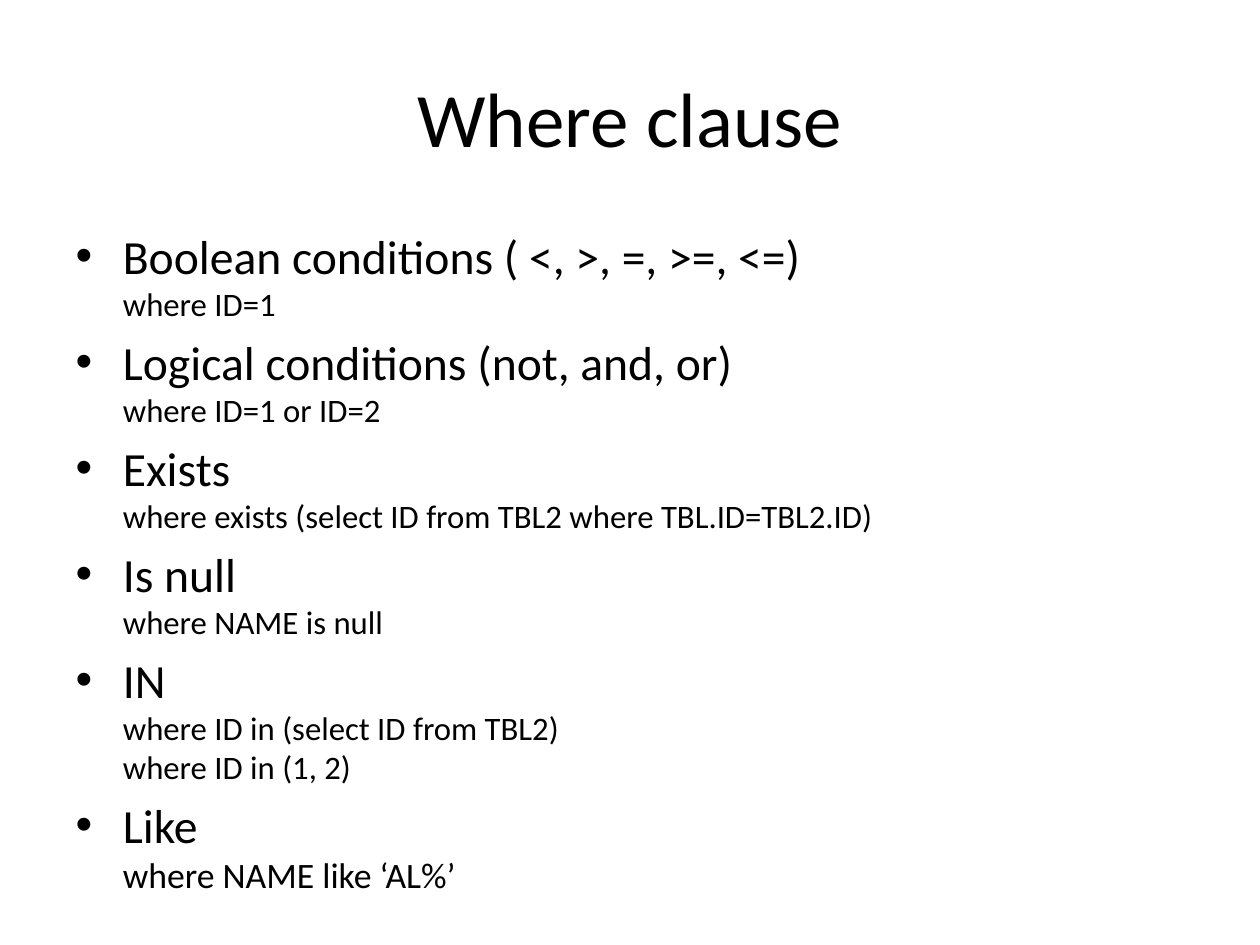
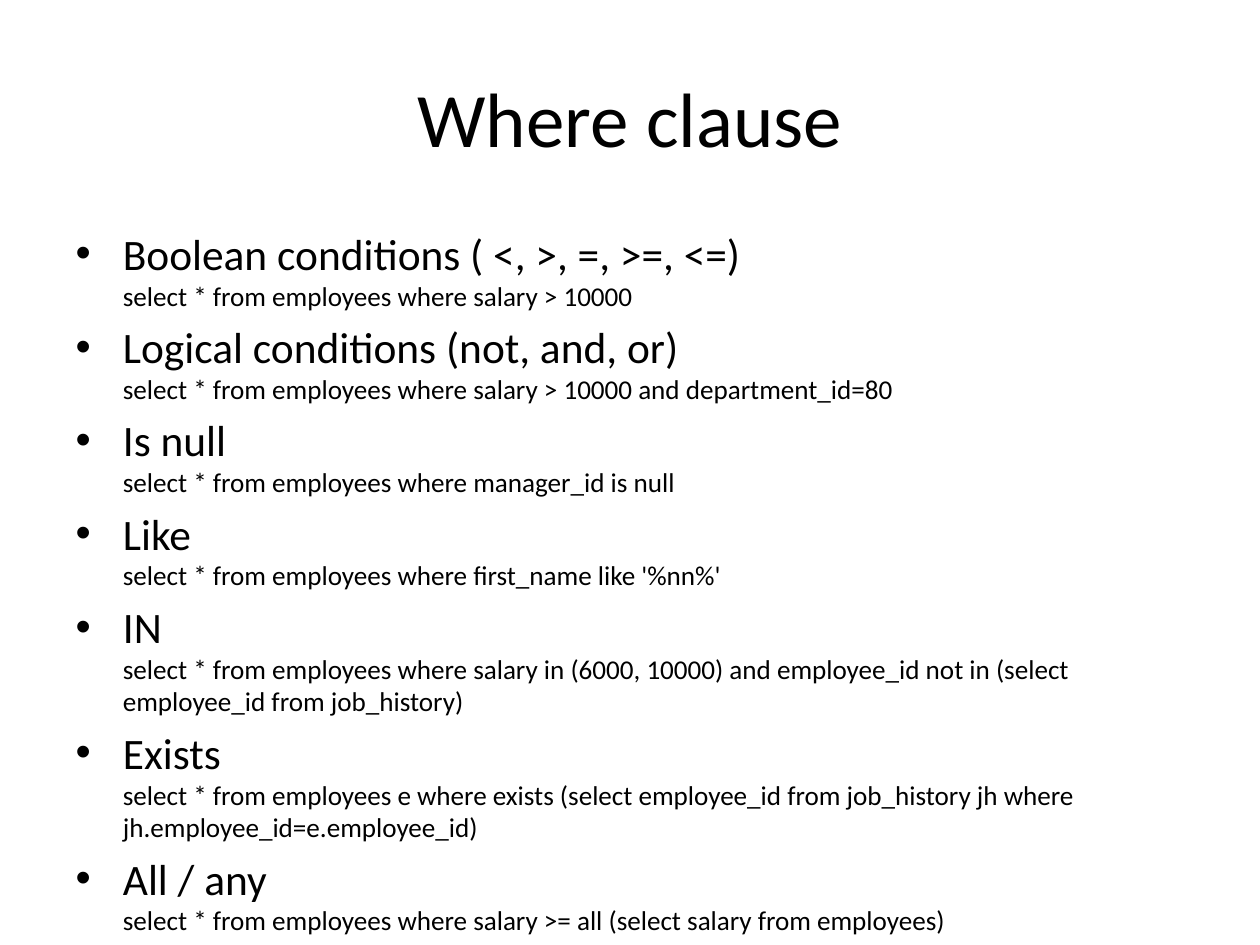
Before and after one commit to vmorev/SQL_lectures, a slide deck: slide 12 of L1 Database Introduction.pptx. Drawn at 1260x945 pixels with LibreOffice and Linux fonts; fonts in the diff are those of the drawing. Boxes give left, top, right and bottom in pixels: in the first picture for what was removed or moved away, otherwise in the second. Text is boxed around its words. In the diff, an @@ line names an element or a change of style, - is before the commit and + after.

Commit message:
Prepared for first reading :)

```diff
--- a/L1 Database Introduction.pptx
+++ b/L1 Database Introduction.pptx
@@ text at <box>123,240,1074,935</box>: text changed; size 18.7 to 15.5 pt @@
-• Boolean conditions ( <, >, =, >=, <=)
-  where ID=1
-• Logical conditions (not, and, or)
-  where ID=1 or ID=2
-• Exists
-  where exists (select ID from TBL2 where TBL.ID=TBL2.ID)
-• Is null
-  where NAME is null
-• IN
-  where ID in (select ID from TBL2)
-  where ID in (1, 2)
-• Like
-  where NAME like ‘AL%’
+• Boolean conditions ( <, >, =, >=, <=)
+  select * from employees where salary > 10000
+• Logical conditions (not, and, or)
+  select * from employees where salary > 10000 and department_id=80
+• Is null
+  select * from employees where manager_id is null
+• Like
+  select * from employees where first_name like '%nn%'
+• IN
+  select * from employees where salary in (6000, 10000) and employee_id not in (select employee_id from job_history)
+• Exists
+  select * from employees e where exists (select employee_id from job_history jh where jh.employee_id=e.employee_id)
+• All / any
+  select * from employees where salary >= all (select salary from employees)
```
Also in this commit, not shown: 4 other slides changed.
